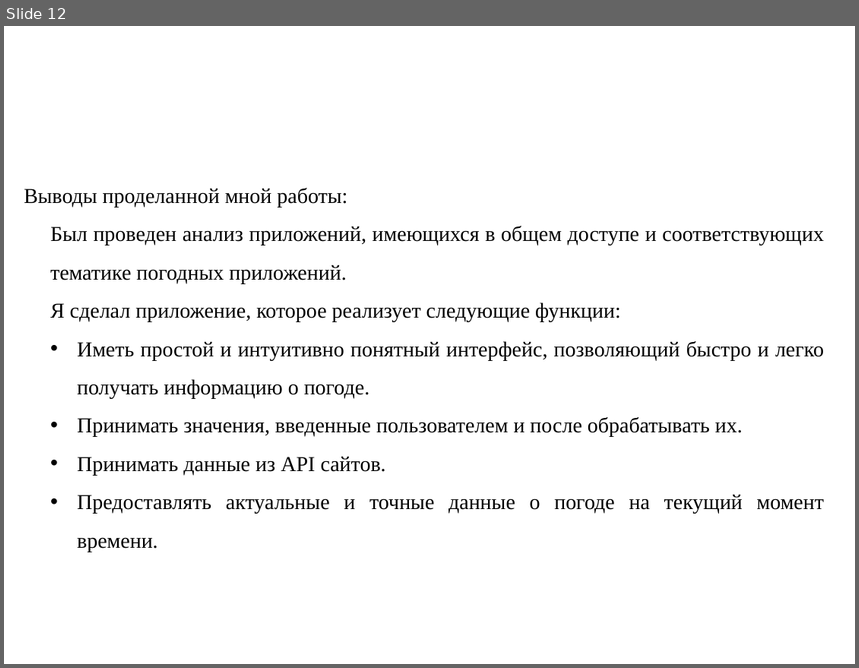
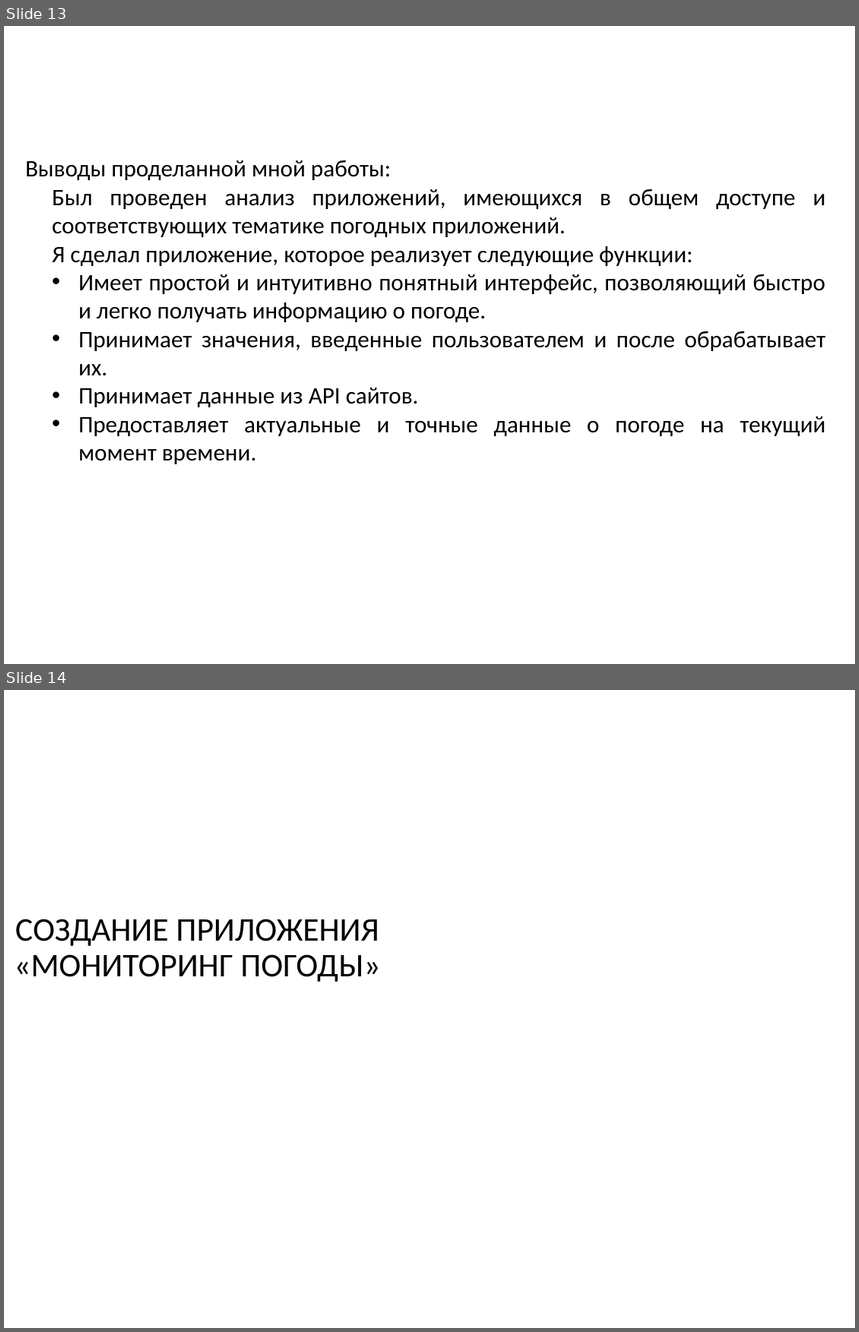
Before and after one commit to rad1anttt/kursa4-_-, a slide deck: Кузьмин презентация.pptx. Shown one above the other, each under a label of ours: slide 12 before the commit, slides 13 and 14 after it. The pictures are 859x668 and 859x1332 pixels, drawn with LibreOffice and Linux fonts; fonts in the diff are those of the drawing; background and template pictures are left out. Boxes give left, top, right and bottom in pixels: in the first picture for what was removed or moved away, otherwise in the second. Text is boxed around its words. In the diff, an @@ line names an element or a change of style, - is before the commit and + after.

```diff
--- a/Кузьмин презентация.pptx
+++ b/Кузьмин презентация.pptx
@@ slide 14 added at [4,690,855,1328], background picture (left out) @@
@@ title added at [14,919,380,982], 28 pt, text #000000 @@
+СОЗДАНИЕ ПРИЛОЖЕНИЯ «МОНИТОРИНГ ПОГОДЫ»
@@ what was slide 12 is now slide 13 @@
@@ slide 13 changed as well @@
@@ text "Выводы проделанной мной работы:": place and size @@
-text "Выводы проделанной мной работы:" at [24,188,824,552]
+text "Выводы проделанной мной работы:" at [25,161,826,465]
@@ text at [25,161,826,266]: size 18 to 20 pt, font Times New Roman to Calibri in "Выводы проделанной мной работы:", "Был проведен анализ приложений, имеющихся в общем ...", "Я сделал приложение, которое реализует следующие функции:"; line spacing 1.5 to 1 @@
@@ text at [78,275,826,465]: text changed; size 18 to 20 pt; font Times New Roman to Calibri @@
-• Иметь простой и интуитивно понятный интерфейс, позволяющий быстро и легко получать информацию о погоде.
-• Принимать значения, введенные пользователем и после обрабатывать их.
-• Принимать данные из API сайтов.
-• Предоставлять актуальные и точные данные о погоде на текущий момент времени.
+• Имеет простой и интуитивно понятный интерфейс, позволяющий быстро и легко получать информацию о погоде.
+• Принимает значения, введенные пользователем и после обрабатывает их.
+• Принимает данные из API сайтов.
+• Предоставляет актуальные и точные данные о погоде на текущий момент времени.
```
Also in this commit, not shown: 10 other slides changed, 2 other slides added, 2 slides removed, 1 other file.
